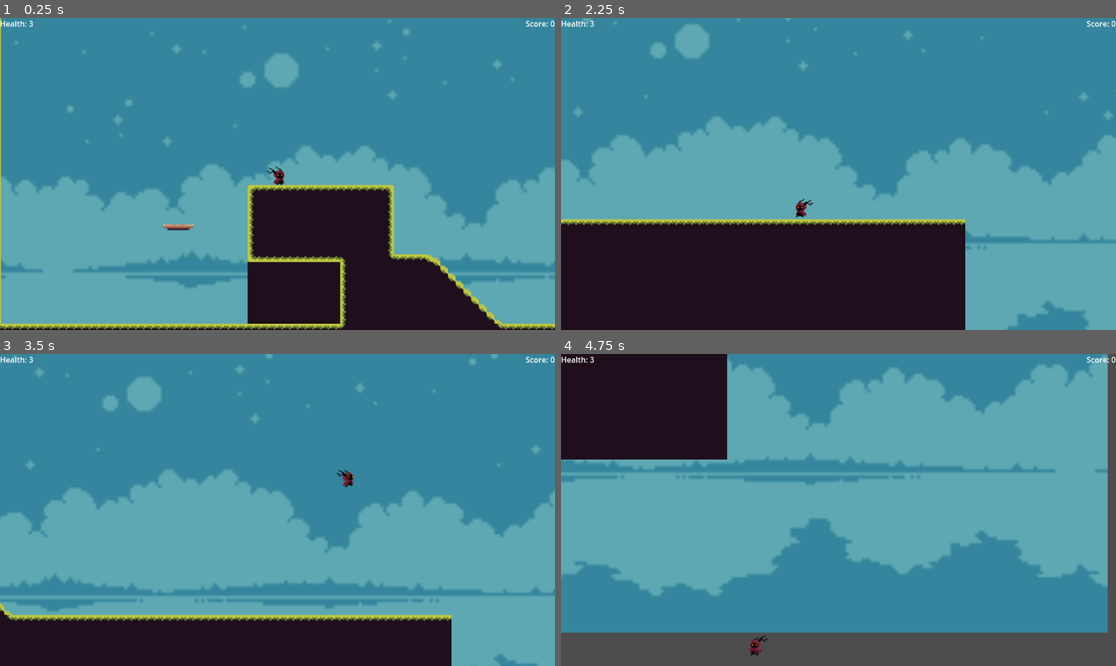
Above: before the commit, frames 1-4 (two rows, left to right).
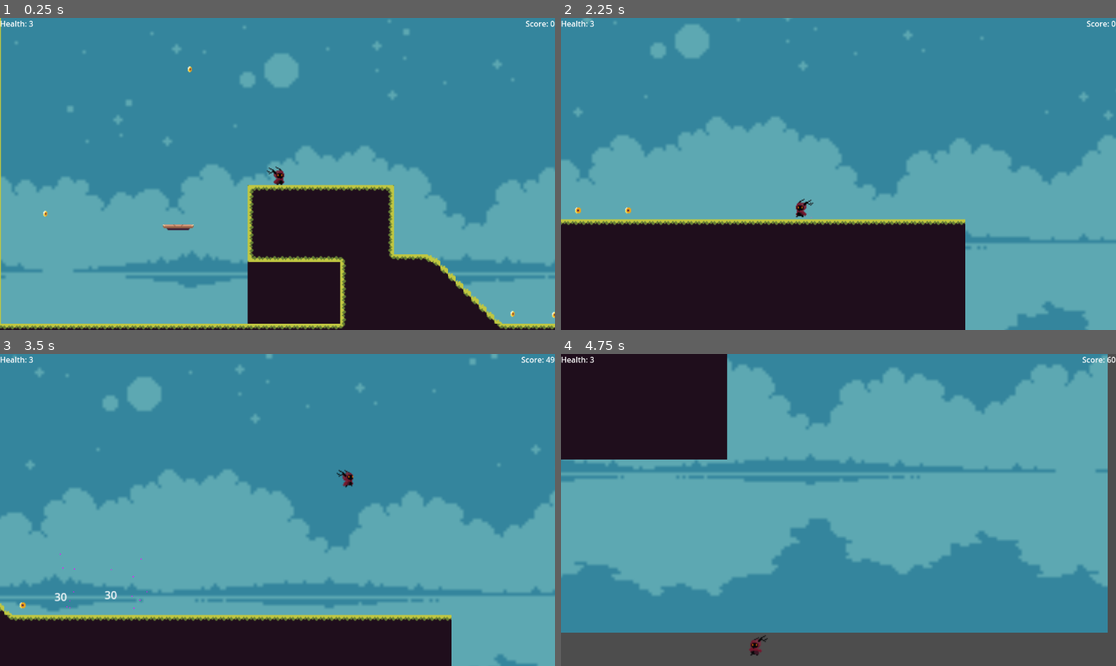
Above: after the commit, the same moments.

Repository: ag-pacier/Serif_Platformer
Game: Godot game, scene res://LevelStuff/TST_cute_forest/tst_forest.tscn
Same seed, same stepped clock (60 frames per second), same inputs: the game is played once before the commit and once after it. This scene is started directly instead of the project's main scene. Sound files missing from this copy of the repository are replaced by a short silence.
Inputs:
- Up to frame 1 (0.25 s): no input
- Up to frame 2 (2.25 s): hold Right (right) 0.53-2.03 s; tap Space (jump) at 0.77, 1.52 s; hold Left (left) from 2.03 s (still down)
- Up to frame 3 (3.5 s): release Left (left) at 2.78 s; hold Right (right) from 2.78 s (still down); tap Space (jump) at 3.02 s
- Up to frame 4 (4.75 s): tap Space (jump) at 3.77, 4.52 s; release Right (right) at 4.28 s; hold Left (left) from 4.28 s (still down)

The runs differ from the first frame. In frame 1, less than 0.1% of the frame differs, in the area x 7-100%, y 15-97%; in frame 2, less than 0.1%; in frame 3, 0.2%, in the area x 3-100%, y 0-82%; in frame 4, less than 0.1%.

Commit message:
updated test forest
- Added coins
- Use generic node as parent of all coins for scene list cleanliness
- added one way platform
- added generic node as parent of all platforms for scene list cleanliness

Diff:
--- a/LevelStuff/TST_cute_forest/tst_forest.tscn
+++ b/LevelStuff/TST_cute_forest/tst_forest.tscn
@@ -1,10 +1,11 @@
-[gd_scene load_steps=6 format=3 uid="uid://dybapeeshnfs6"]
+[gd_scene load_steps=7 format=3 uid="uid://dybapeeshnfs6"]
 
 [ext_resource type="Texture2D" uid="uid://cqvapxvt5qylx" path="res://Art/cute_forest/background.png" id="1_7bot2"]
 [ext_resource type="TileSet" uid="uid://cjvnmumb8d1af" path="res://LevelStuff/_TileSets/cute_forest.tres" id="1_hrh0f"]
 [ext_resource type="PackedScene" uid="uid://n1qf3a26u2r2" path="res://Sprites/satrio/satrio.tscn" id="2_ok3cd"]
 [ext_resource type="AudioStream" uid="uid://0vli7igu6kxq" path="res://Music/Pixel/Pixel 12.ogg" id="4_leump"]
 [ext_resource type="PackedScene" uid="uid://dpnfjtvxuu7eb" path="res://Sprites/OneWay_forest/FloatPlat/floating_platform.tscn" id="5_f16ms"]
+[ext_resource type="PackedScene" uid="uid://cgryfmkyeh460" path="res://Sprites/coin/coin.tscn" id="6_f74ek"]
 
 [node name="TstForest" type="Node2D"]
 
@@ -20,9 +21,37 @@
 scale = Vector2(8, 8)
 texture = ExtResource("1_7bot2")
 
+[node name="OneWayPlatforms" type="Node2D" parent="."]
+
+[node name="FloatingPlatform" parent="OneWayPlatforms" instance=ExtResource("5_f16ms")]
+position = Vector2(-104, 44)
+
 [node name="Satrio" parent="." instance=ExtResource("2_ok3cd")]
 z_index = 5
 position = Vector2(-1, -12)
+
+[node name="Coins" type="Node2D" parent="."]
+
+[node name="Coin6" parent="Coins" instance=ExtResource("6_f74ek")]
+position = Vector2(-92, -120)
+
+[node name="Coin5" parent="Coins" instance=ExtResource("6_f74ek")]
+position = Vector2(38, 135)
+
+[node name="Coin4" parent="Coins" instance=ExtResource("6_f74ek")]
+position = Vector2(-14, 135)
+
+[node name="Coin3" parent="Coins" instance=ExtResource("6_f74ek")]
+position = Vector2(338, 135)
+
+[node name="Coin2" parent="Coins" instance=ExtResource("6_f74ek")]
+position = Vector2(286, 135)
+
+[node name="Coin" parent="Coins" instance=ExtResource("6_f74ek")]
+position = Vector2(243, 134)
+
+[node name="Coin7" parent="Coins" instance=ExtResource("6_f74ek")]
+position = Vector2(-242, 30)
 
 [node name="TileMap" type="TileMap" parent="."]
 z_index = 1
@@ -34,8 +63,3 @@
 stream = ExtResource("4_leump")
 volume_db = -6.618
 autoplay = true
-
-[node name="OneWayPlatforms" type="Node2D" parent="."]
-
-[node name="FloatingPlatform" parent="OneWayPlatforms" instance=ExtResource("5_f16ms")]
-position = Vector2(-104, 44)
